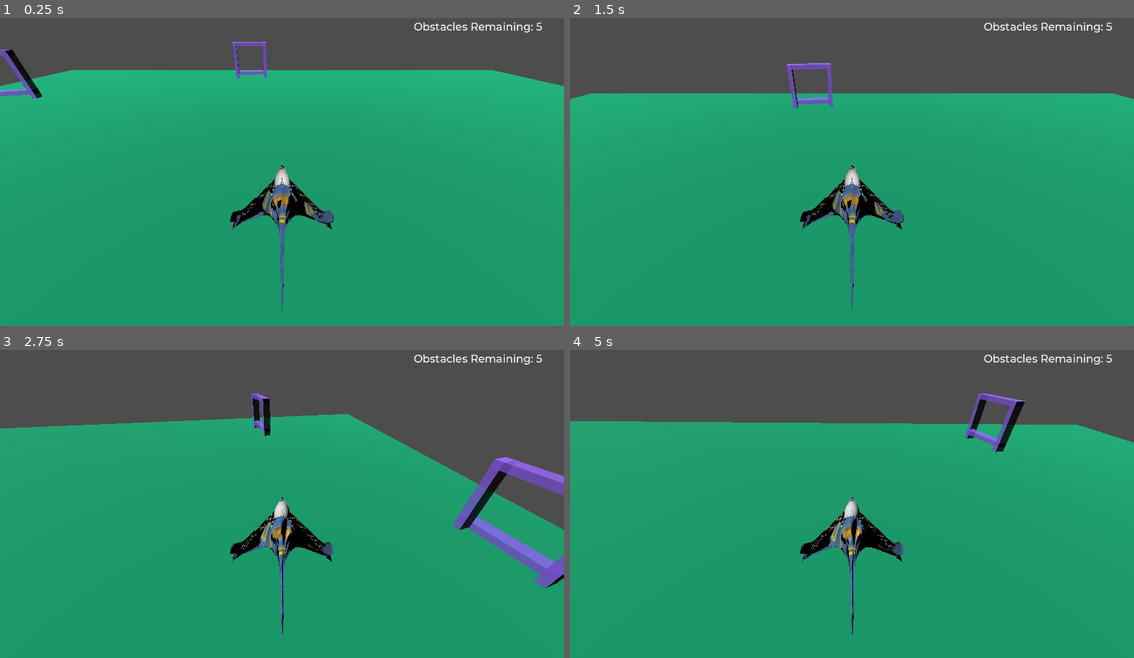
Above: before the commit, frames 1-4 (two rows, left to right).
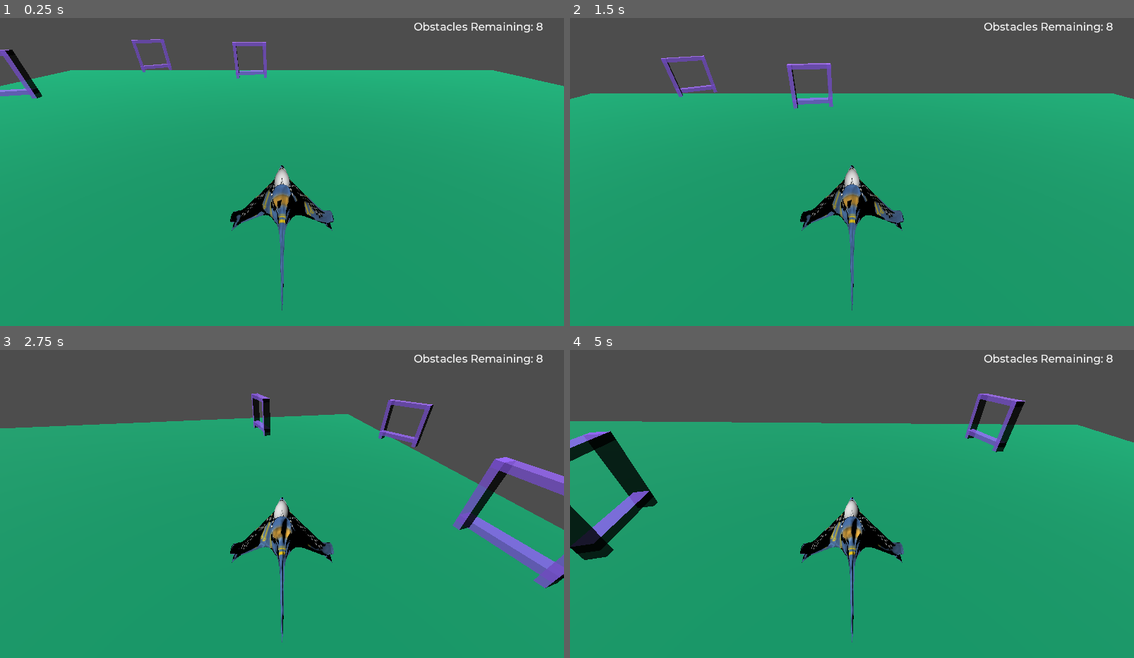
Above: after the commit, the same moments.

Repository: EthanG78/CS2053
Game: Godot game, scene res://main.tscn
Two runs of this game, one before a commit and one after it. Both use one fixed random seed, a clock stepped at 60 frames per second and the inputs below. Before the commit the project has no main scene; this scene is started directly in both runs.
Inputs:
- Up to frame 1 (0.25 s): no input
- Up to frame 2 (1.5 s): hold P (up) from 0.53 s (still down)
- Up to frame 3 (2.75 s): release P (up) at 2.03 s; hold Left (left_turn) from 2.03 s (still down)
- Up to frame 4 (5 s): release Left (left_turn) at 3.53 s; hold I (down) 3.53-4.28 s; hold Right (right_turn) from 4.28 s (still down)

The runs differ from the first frame. In frame 1, 0.2% of the frame differs, in the area x 23-97%, y 1-18%; in frame 2, 0.4%; in frame 3, 0.5%; in frame 4, 2.7%, in the area x 0-97%, y 1-69%.

Commit message:
Trying to signal when the ship passes through the obstacle

Diff:
--- a/4/main.gd
+++ b/4/main.gd
@@ -2,6 +2,8 @@
 
 @export var PopupDialog : AcceptDialog
 @export var ObstacleTemplate : PackedScene
+
+var NObstacles : int
 
 signal obstacles_changed
 
@@ -9,8 +11,8 @@
 	var groundSize = $Ground/MeshInstance3D.mesh.size
 
 	# Create between 3 and 7 obstacles and place them randomly
-	var nObstacles = int(randf() * 4 + 3)
-	for i in range(0, nObstacles):
+	NObstacles = int(randf_range(3, 10))
+	for i in range(0, NObstacles):
 		var obstacle = ObstacleTemplate.instantiate()
 
 		# Calculate where to spawn the Obstacle
@@ -21,11 +23,15 @@
 		# Initialize the new object in the world
 		obstacle.Initialize(obstaclePos)
 
+		# Connect to the signals emitted from trigger in obstacles
+		obstacle.get_node("Trigger").area_exited.connect(_on_obstacle_cleared)
+		obstacle.get_node("Trigger").area_entered.connect(_on_obstacle_cleared)
+
 		# Add the obstacle to the scene
 		add_child(obstacle)
 
 	# Let the UI know how many obstacles we have
-	obstacles_changed.emit(nObstacles)
+	obstacles_changed.emit(NObstacles)
 
 func _process(delta):
 	if Input.is_action_just_released("restart"):
@@ -36,5 +42,9 @@
 	PopupDialog.set_text("Restart Game?")
 	PopupDialog.set_visible(true)
 
+func _on_obstacle_cleared(area):
+	print(area)
+	obstacles_changed.emit(--NObstacles)
+
 func _on_popup_dialog_confirmed():
 	get_tree().reload_current_scene()
--- a/4/obstacle.tscn
+++ b/4/obstacle.tscn
@@ -68,5 +68,4 @@
 collision_mask = 7
 
 [node name="CollisionShape3D" type="CollisionShape3D" parent="Trigger"]
-transform = Transform3D(1, 0, 0, 0, 1, 0, 0, 0, 1, 0, 14.6112, 0)
 shape = SubResource("BoxShape3D_xa3wm")
--- a/4/project.godot
+++ b/4/project.godot
@@ -11,6 +11,7 @@
 [application]
 
 config/name="Lab4"
+run/main_scene="res://main.tscn"
 config/features=PackedStringArray("4.2", "Forward Plus")
 config/icon="res://icon.svg"
 
